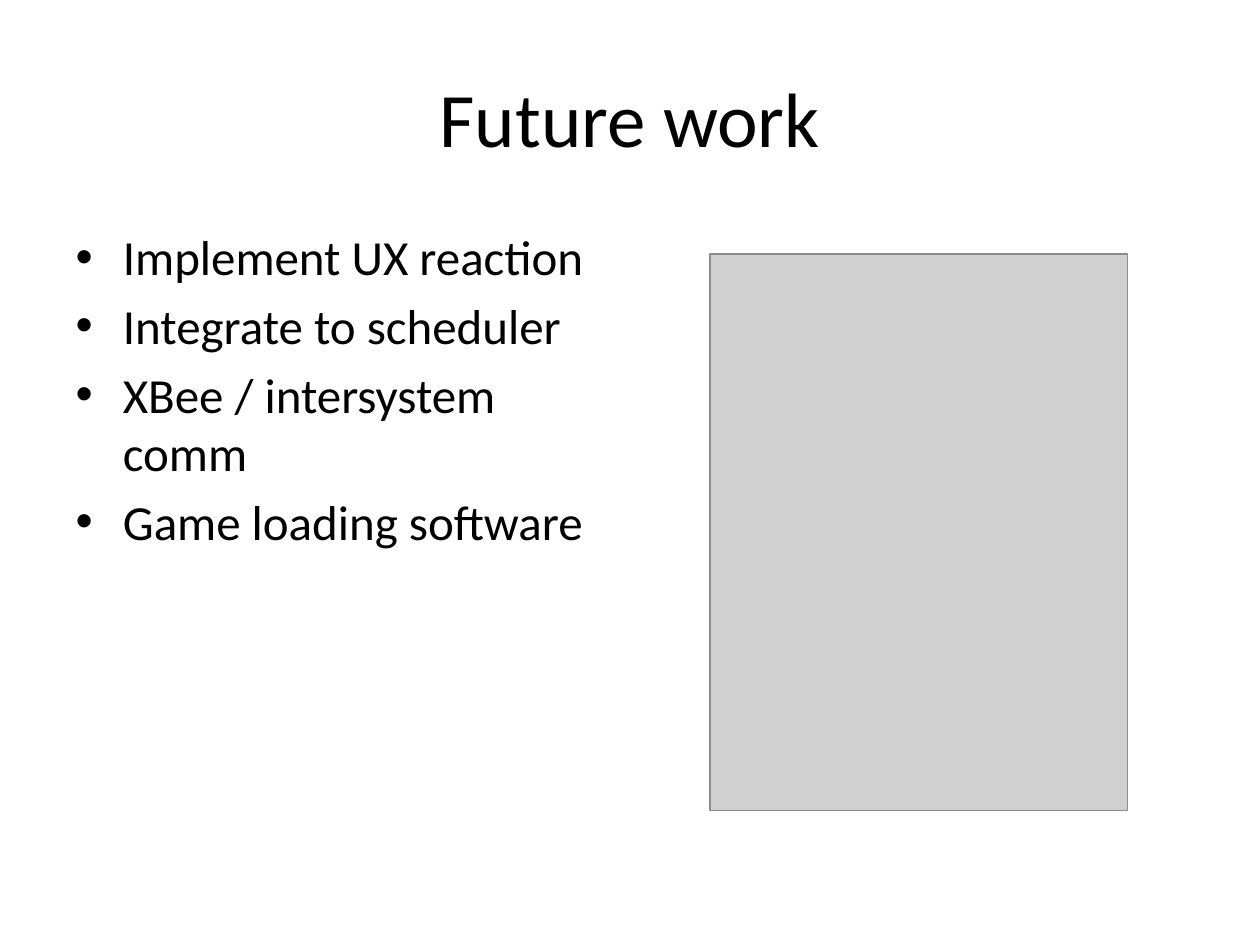
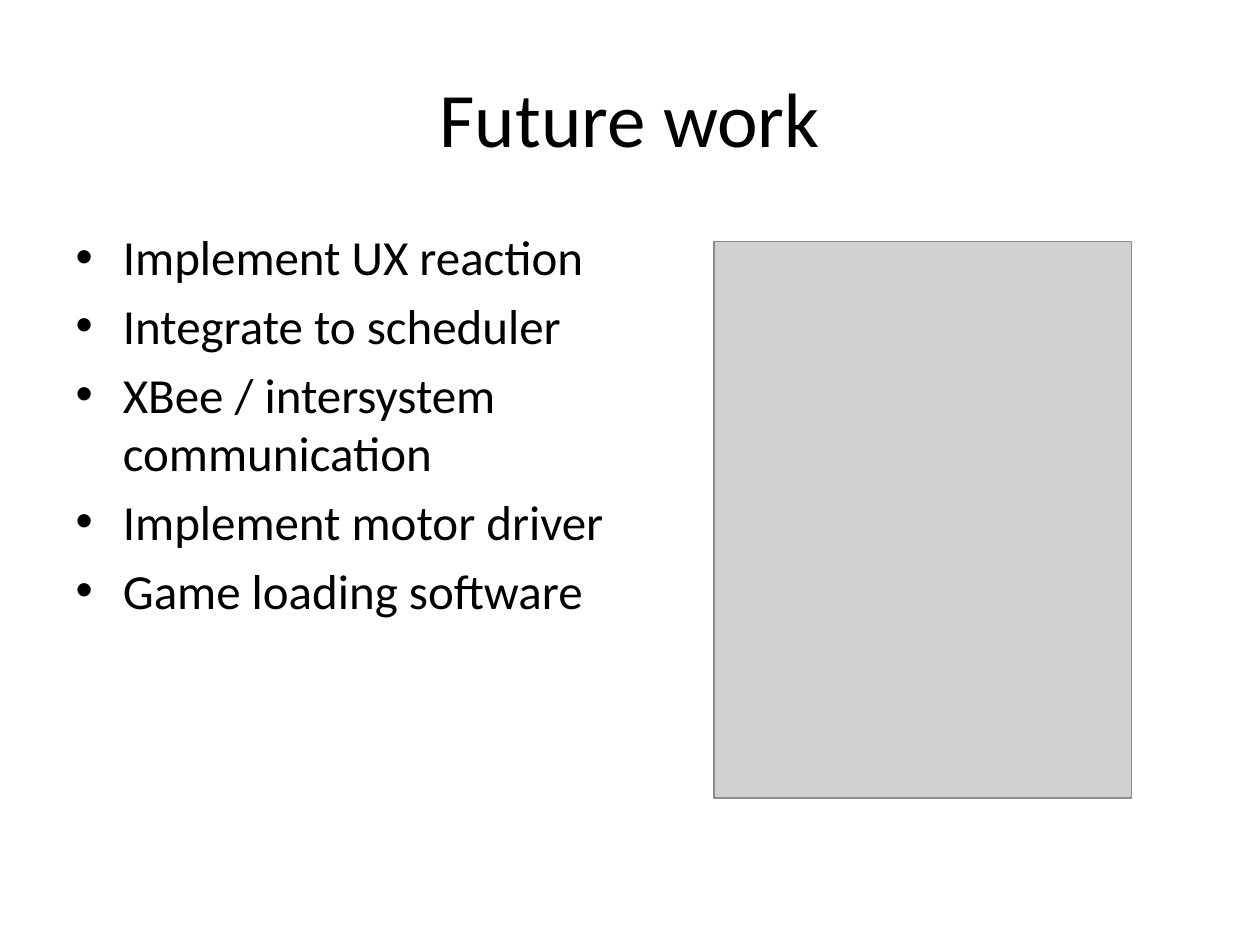
Before and after one commit to horsetailfiddlehead/ee478, a slide deck: slide 12 of Final Project/Documentation/Kaiba_Corp_Presentation.pptx (slide 14 before the commit). Drawn at 1260x945 pixels with LibreOffice and Linux fonts; fonts in the diff are those of the drawing; grey boxes stand for pictures. Boxes give left, top, right and bottom in pixels: in the first picture for what was removed or moved away, otherwise in the second. Text is boxed around its words. In the diff, an @@ line names an element or a change of style, - is before the commit and + after.

```diff
--- a/Final Project/Documentation/Kaiba_Corp_Presentation.pptx
+++ b/Final Project/Documentation/Kaiba_Corp_Presentation.pptx
@@ picture: place and size @@
-picture at bbox=[710, 254, 1127, 811]
+picture at bbox=[714, 241, 1131, 798]
@@ text at bbox=[123, 379, 603, 548]: text changed @@
-• XBee / intersystem comm
+• XBee / intersystem communication
+• Implement motor driver
```
Also in this commit, not shown: 8 other slides changed, 2 slides removed.
